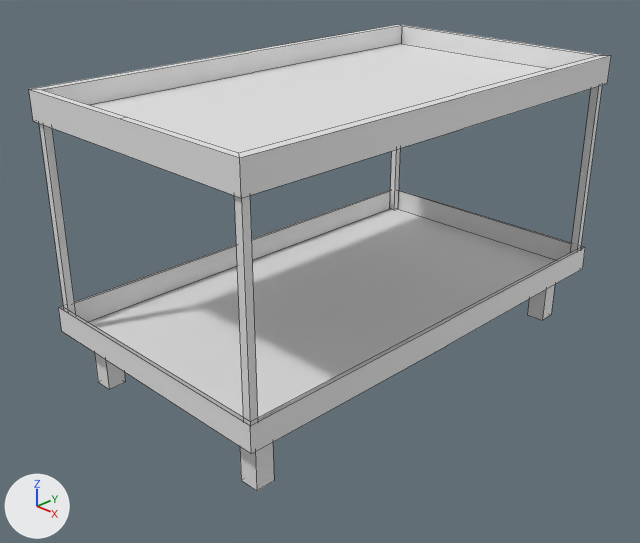
A saved change to the Blender file Prototypes/Bett/bett.blend.
The view is the same before and after, from a 50 mm lens placed at (8.22, -8.64, 6.68), pointed at (0.19, -0.63, 1.52). Every picture has the same lights, and +X, +Y and +Z are marked at lower left. Mesh edges are drawn as thin lines. Materials are left out; every surface is plain grey.

Script lines for the objects in view, before the commit:
```python
me_cube = bpy.data.meshes.new('Cube')
me_cube.from_pydata(...)  # 121 vertices, 68 faces, 11 loose edges; spans x -2.0..2.0, y -3.5..3.5, z -1.0..3.2
me_cube.materials.append(mat_wood_bed)
me_cube_001 = bpy.data.meshes.new('Cube.001')
me_cube_001.from_pydata(...)  # 106 vertices, 94 faces; spans x -0.82..0.82, y -0.06..0.05, z -2.2..2.2
me_cube_001.materials.append(mat_wood_bed)
ob_bett = bpy.data.objects.new('Bett', me_cube)
ob_bett.location = (0.0, 0.0, 1.0)
ob_leiter = bpy.data.objects.new('Leiter', me_cube_001)
ob_leiter.location = (2.33, -2.2, 2.25)
ob_leiter.rotation_euler = (0.16, 0.0, -1.571)  # degrees (9.2, 0, -90)
ob_leiter.hide_viewport = True
```
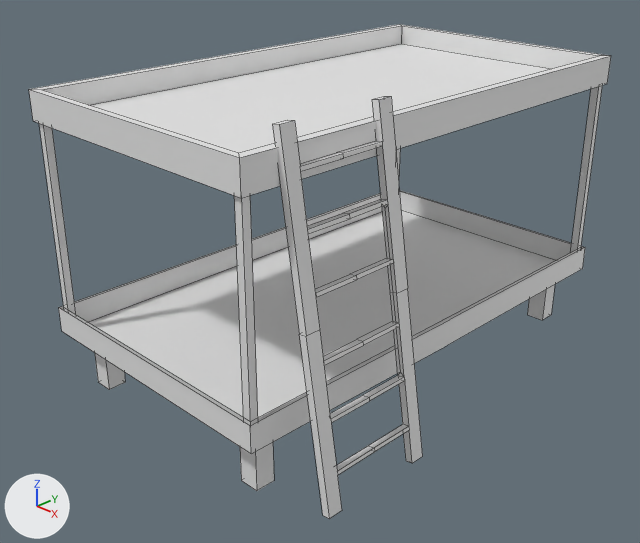
Where the change shows, as pixel boxes (x1, y1, x2, y2) in the pictures (640 x 543 px; the box of a moved part takes in the faces that stretch with it):
'Leiter', shown: after (272, 96, 423, 519)
part 1 of me_cube, moved or reshaped: (29, 24, 611, 198) in both

The edits, one by one:
me_cube is used by ob_bett; location (0.0, 0.0, 1.0).
me_cube had 121 vertices, 68 faces, 11 loose edges and spanned x -2.0..2.0, y -3.5..3.5, z -1.0..3.2.
me_cube now has 111 vertices, 67 faces, 11 loose edges and spans x -2.0..2.0, y -3.5..3.5, z -1.0..3.2.
Part 1, on me_cube:
10 vertices are removed from x -2.0..2.0, y -3.5..0.0, z 2.8..3.2.
12 faces are deleted.
11 new faces join them.
Object 'Leiter' (ob_leiter) is now shown.
